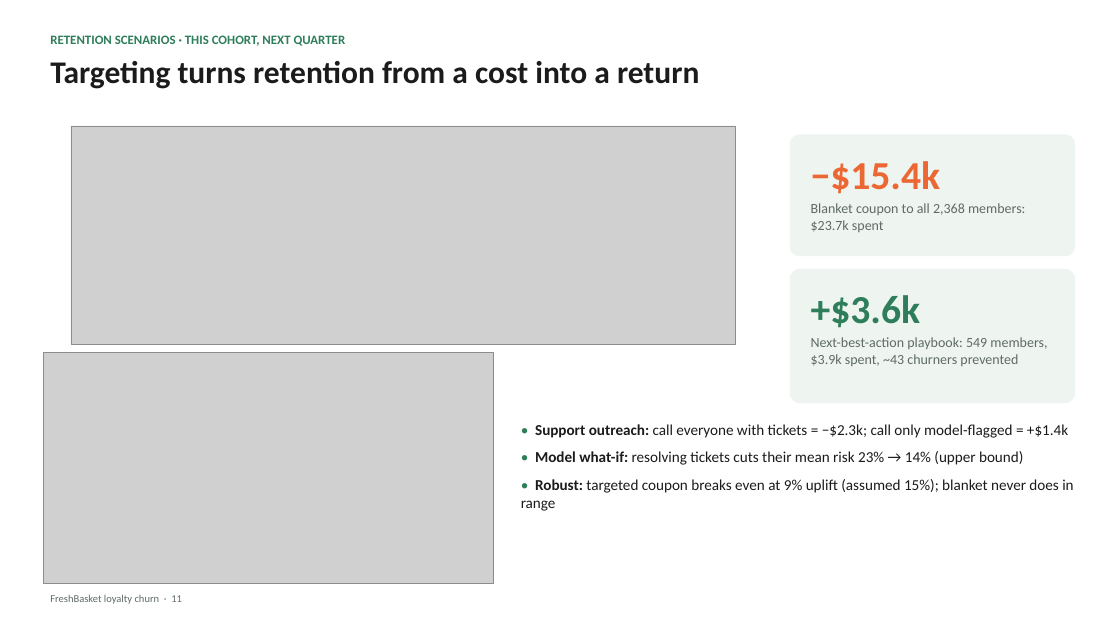
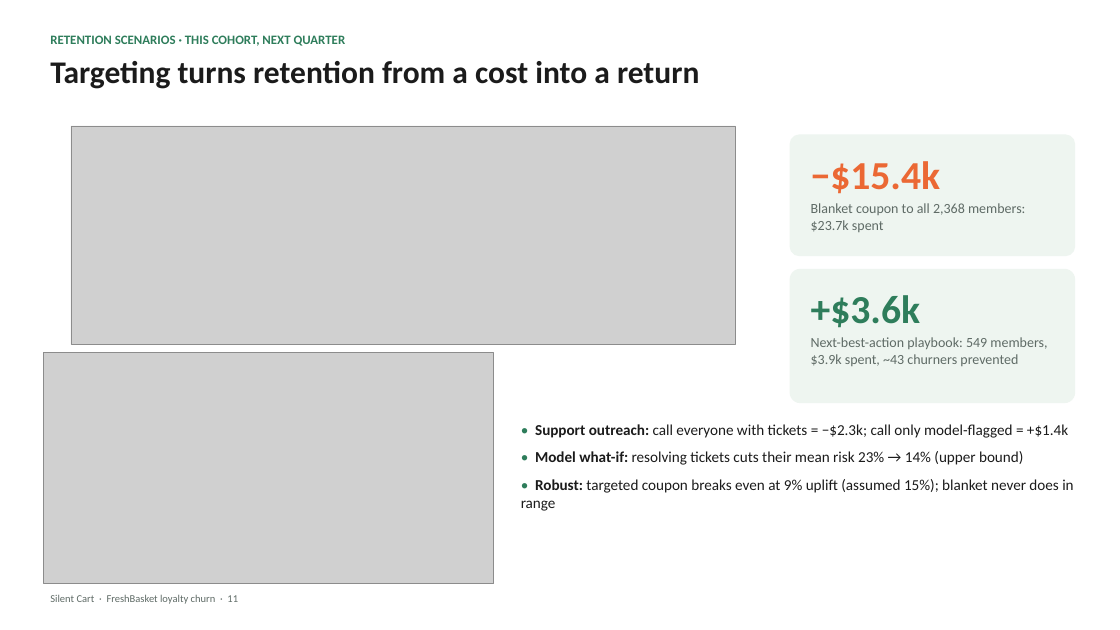
Before and after one commit to Guru-Prasaath/silent-cart, a slide deck: slide 11 of presentation/churn_presentation.pptx. Drawn at 1120x630 pixels with LibreOffice and Linux fonts; fonts in the diff are those of the drawing; grey boxes stand for pictures. Boxes give left, top, right and bottom in pixels: in the first picture for what was removed or moved away, otherwise in the second. Text is boxed around its words. In the diff, an @@ line names an element or a change of style, - is before the commit and + after.

```diff
--- a/presentation/churn_presentation.pptx
+++ b/presentation/churn_presentation.pptx
@@ text at (50, 594, 238, 604): text changed @@
-FreshBasket loyalty churn · 11
+Silent Cart · FreshBasket loyalty churn · 11
```
Also in this commit, not shown: 10 other slides changed, 39 other files.
